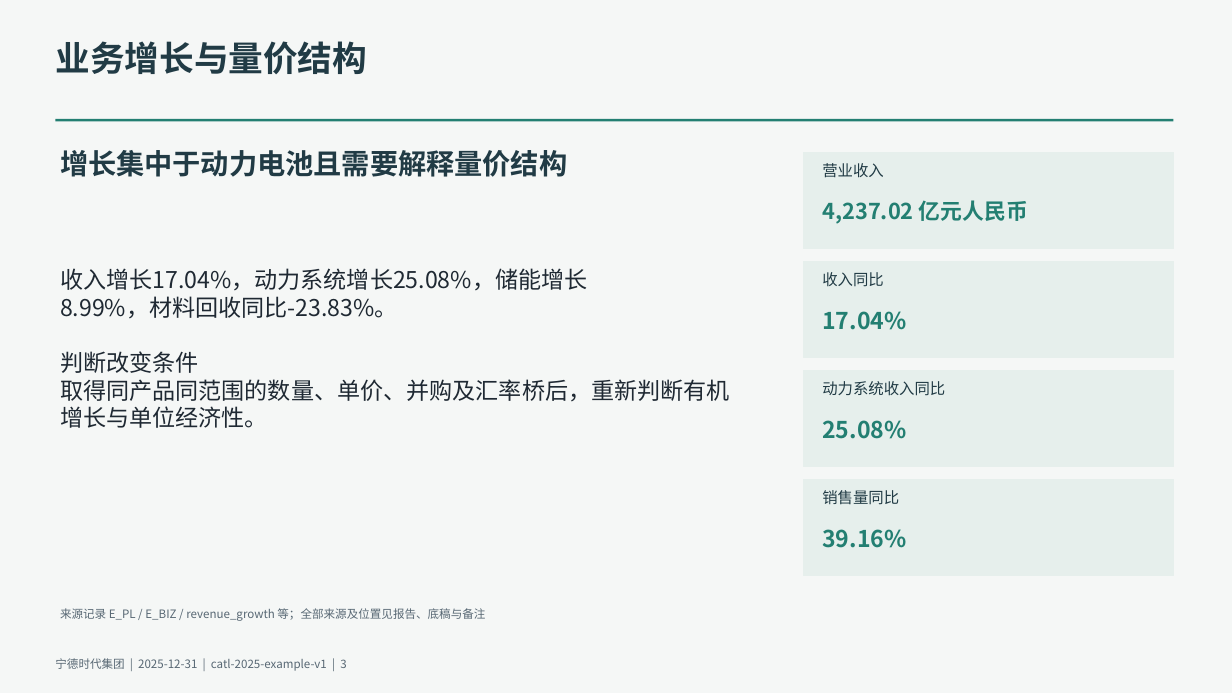
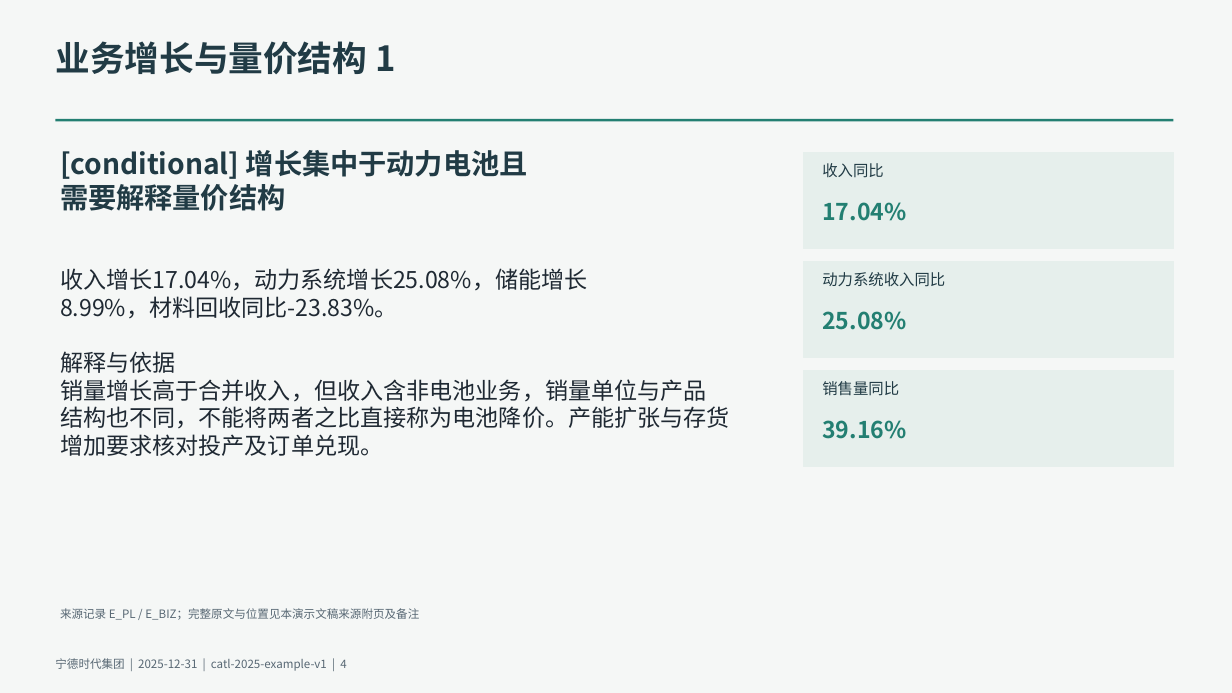
Before and after one commit to qingkongwanli0l/annual-report-analysis, a slide deck: slide 4 of examples/catl-2025/deliverables/presentation.pptx (slide 3 before the commit). Drawn at 1232x693 pixels with LibreOffice and Linux fonts; fonts in the diff are those of the drawing. Boxes give left, top, right and bottom in pixels: in the first picture for what was removed or moved away, otherwise in the second. Text is boxed around its words. In the diff, an @@ line names an element or a change of style, - is before the commit and + after.

```diff
--- a/examples/catl-2025/deliverables/presentation.pptx
+++ b/examples/catl-2025/deliverables/presentation.pptx
@@ text at bbox=[55, 41, 395, 74]: text changed @@
-业务增长与量价结构
+业务增长与量价结构 1
@@ text at bbox=[60, 150, 528, 211]: text changed @@
-增长集中于动力电池且需要解释量价结构
+[conditional] 增长集中于动力电池且
+需要解释量价结构
@@ text at bbox=[822, 163, 884, 178]: text changed @@
-营业收入
+收入同比
@@ text at bbox=[822, 202, 906, 221]: text changed; size 17 to 18 pt @@
-4,237.02 亿元人民币
+17.04%
@@ text at bbox=[822, 272, 945, 287]: text changed @@
-收入同比
+动力系统收入同比
@@ text at bbox=[822, 311, 906, 330]: text changed @@
-17.04%
+25.08%
@@ text at bbox=[60, 351, 730, 456]: text changed @@
-判断改变条件
-取得同产品同范围的数量、单价、并购及汇率桥后，重新判断有机
-增长与单位经济性。
+解释与依据
+销量增长高于合并收入，但收入含非电池业务，销量单位与产品
+结构也不同，不能将两者之比直接称为电池降价。产能扩张与存货
+增加要求核对投产及订单兑现。
@@ text at bbox=[822, 381, 899, 396]: text changed @@
-动力系统收入同比
+销售量同比
@@ text at bbox=[822, 420, 906, 439]: text changed @@
-25.08%
+39.16%
@@ rectangle removed at bbox=[804, 480, 1174, 576] @@
@@ text removed at bbox=[822, 490, 899, 505] @@
-销售量同比
@@ text removed at bbox=[822, 529, 906, 548] @@
-39.16%
@@ text at bbox=[60, 608, 419, 620]: text changed @@
-来源记录 E_PL / E_BIZ / revenue_growth 等；全部来源及位置见报告、底稿与备注
+来源记录 E_PL / E_BIZ；完整原文与位置见本演示文稿来源附页及备注
@@ text at bbox=[55, 658, 346, 671]: text changed @@
-宁德时代集团 | 2025-12-31 | catl-2025-example-v1 | 3
+宁德时代集团 | 2025-12-31 | catl-2025-example-v1 | 4
```
Also in this commit, not shown: 8 other slides changed, 16 slides added, 18 other files.
